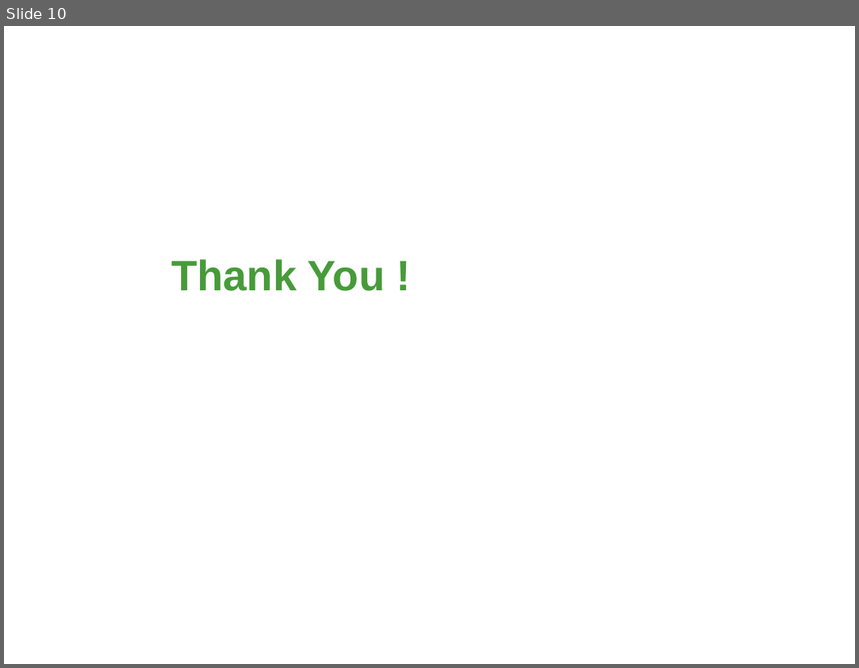
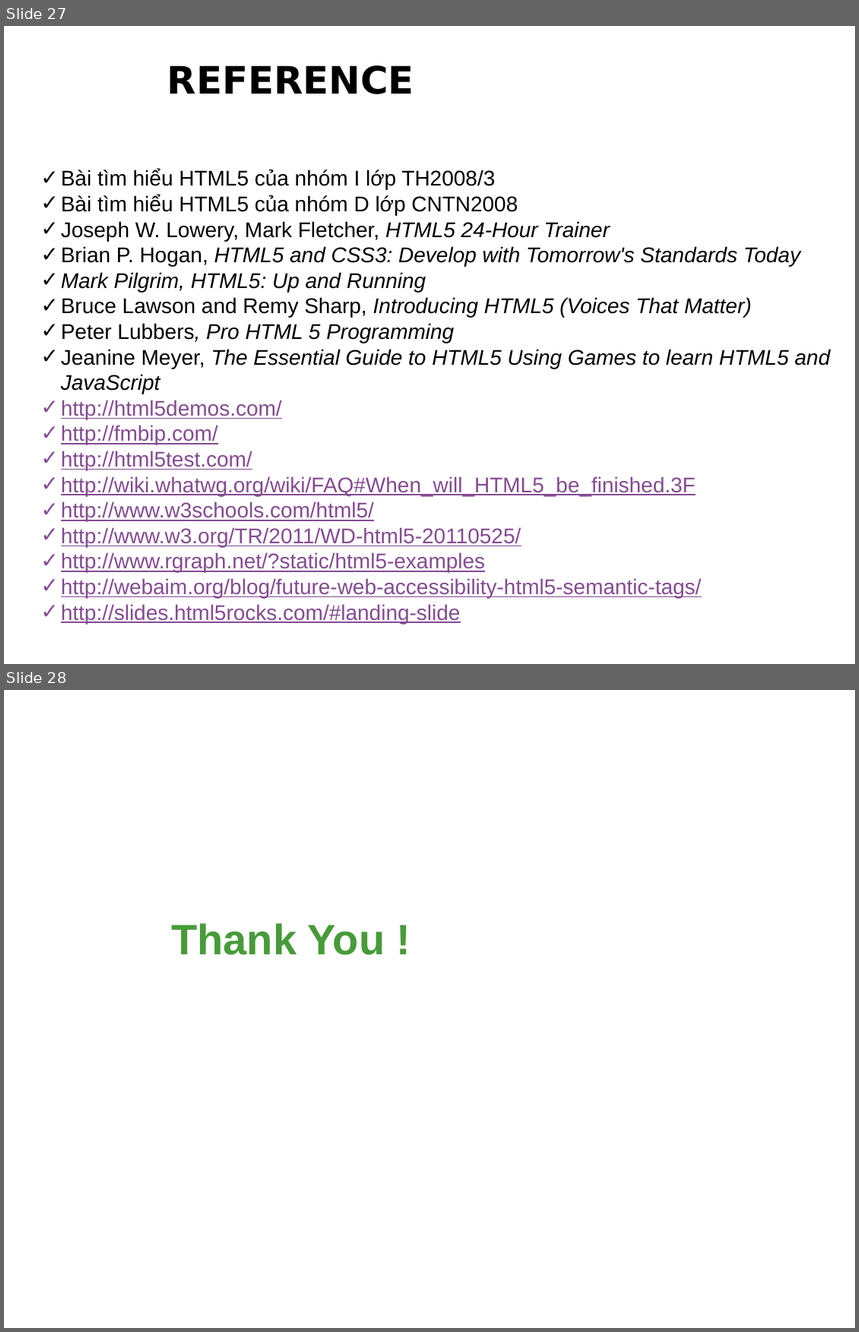
Before and after one commit to Alex7Huynh/lthd061727, a slide deck: Serminar Html5/1. Slide/HTML5.pptx. Shown one above the other, each under a label of ours: slide 10 before the commit, slides 27 and 28 after it. The pictures are 859x668 and 859x1332 pixels, drawn with LibreOffice and Linux fonts; fonts in the diff are those of the drawing; background and template pictures are left out. Boxes give left, top, right and bottom in pixels: in the first picture for what was removed or moved away, otherwise in the second. Text is boxed around its words. In the diff, an @@ line names an element or a change of style, - is before the commit and + after.

```diff
--- a/Serminar Html5/1. Slide/HTML5.pptx
+++ b/Serminar Html5/1. Slide/HTML5.pptx
@@ slide 27 added at (4,26,855,664), background picture (left out) @@
@@ title added at (167,66,414,94), 32 pt, text #000000, bold @@
+REFERENCE
@@ text added at (61,169,831,624), 18 pt, text #000000 @@
+✓ Bài tìm hiểu HTML5 của nhóm I lớp TH2008/3
+✓ Bài tìm hiểu HTML5 của nhóm D lớp CNTN2008
+✓ Joseph W. Lowery, Mark Fletcher, HTML5 24-Hour Trainer
+✓ Brian P. Hogan, HTML5 and CSS3: Develop with Tomorrow's Standards Today
+✓ Mark Pilgrim, HTML5: Up and Running
+✓ Bruce Lawson and Remy Sharp, Introducing HTML5 (Voices That Matter)
+✓ Peter Lubbers, Pro HTML 5 Programming
+✓ Jeanine Meyer, The Essential Guide to HTML5 Using Games to learn HTML5 and JavaScript
+✓ http://html5demos.com/
+✓ http://fmbip.com/
+✓ http://html5test.com/
+✓ http://wiki.whatwg.org/wiki/FAQ#When_will_HTML5_be_finished.3F
+✓ http://www.w3schools.com/html5/
+✓ http://www.w3.org/TR/2011/WD-html5-20110525/
+✓ http://www.rgraph.net/?static/html5-examples
+✓ http://webaim.org/blog/future-web-accessibility-html5-semantic-tags/
+✓ http://slides.html5rocks.com/#landing-slide
@@ what was slide 10 is now slide 28 @@
```
Also in this commit, not shown: 4 slides changed, 18 other slides added, 1 slide removed, 8 other files.
